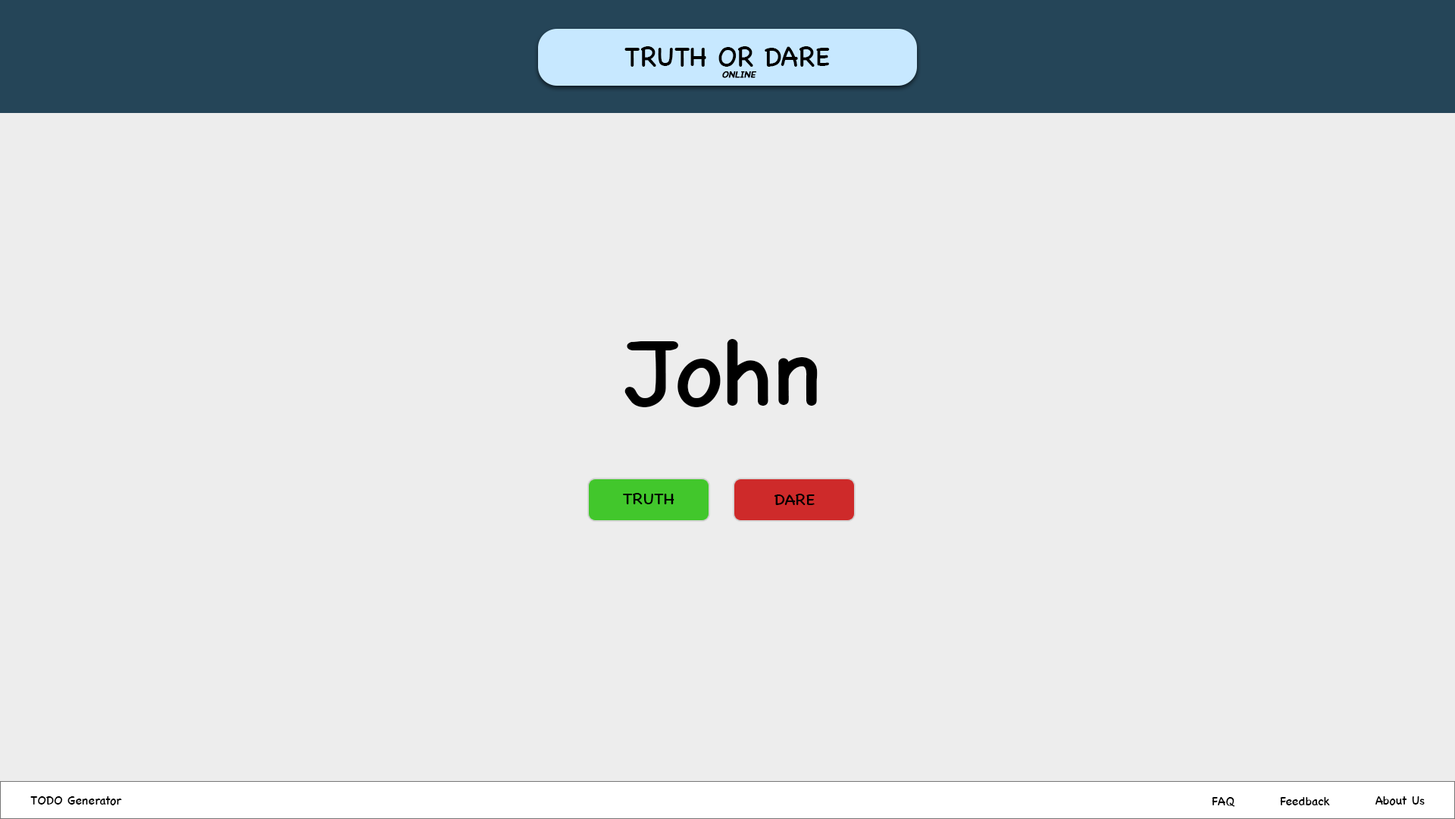
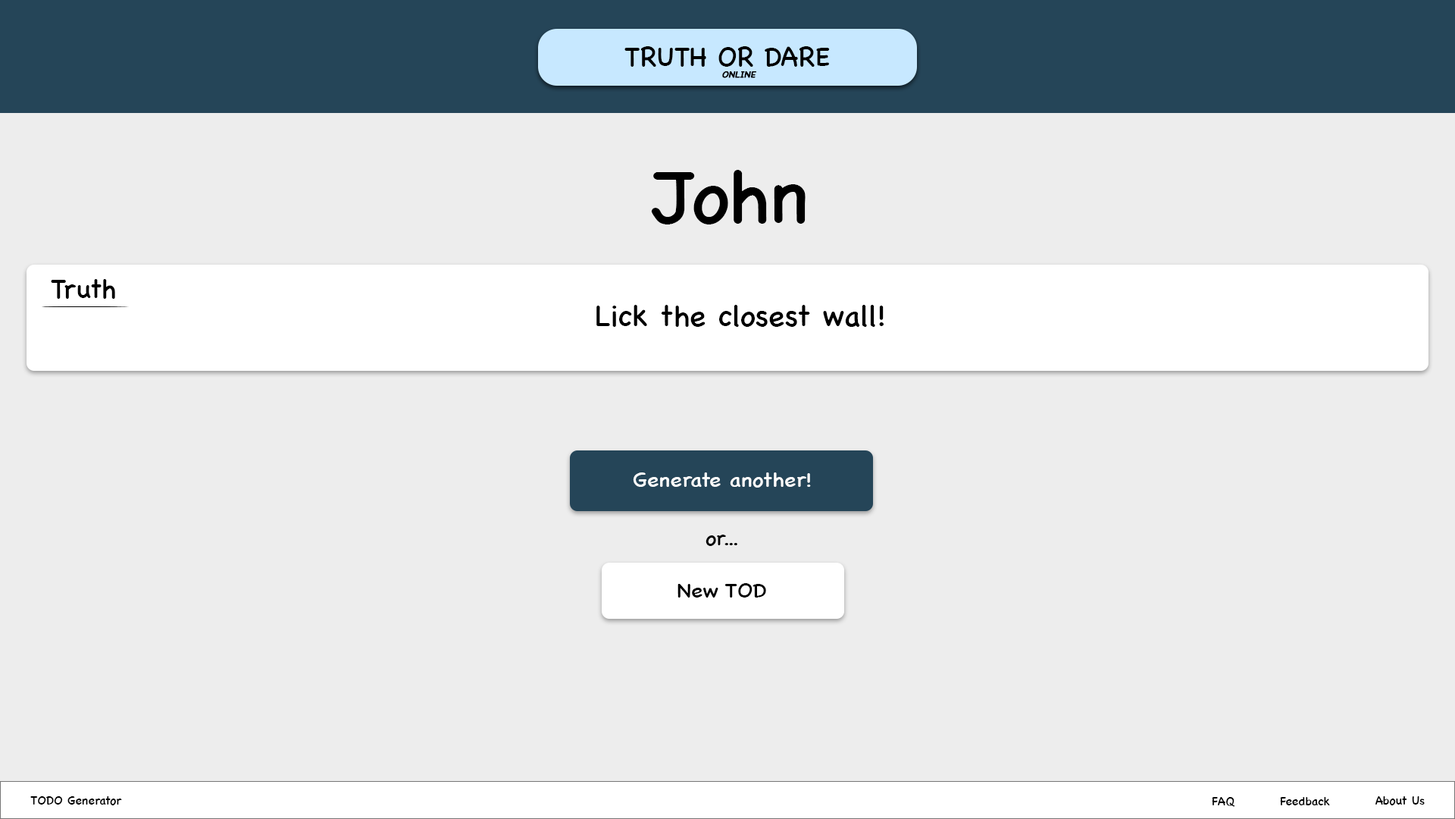
Layers edited between the first and the second 1455 x 819 image:
hid group "Pre TOD" (5 layers) over box(623, 338, 818, 505)
showed group "Post TOD" (16 layers) over box(26, 169, 1429, 619)
added layer "Truth" in group "Centre" over box(50, 278, 116, 299)
added layer "Underline Truth" in group "Centre" over box(41, 306, 129, 307)
